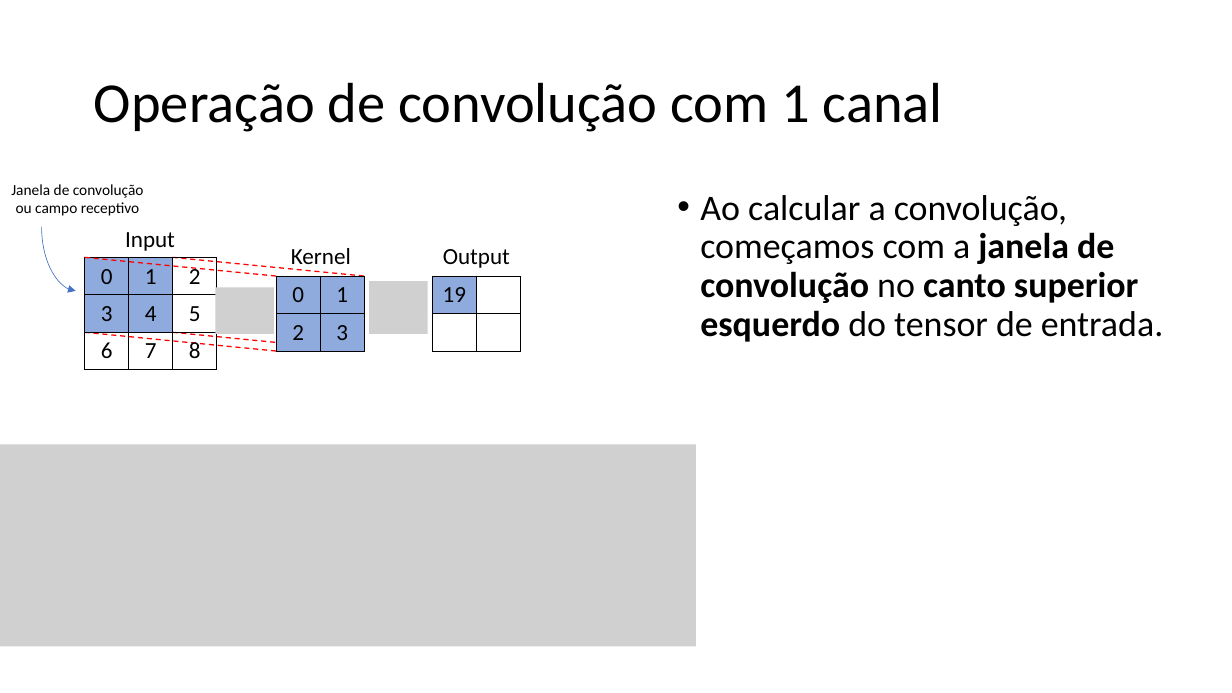
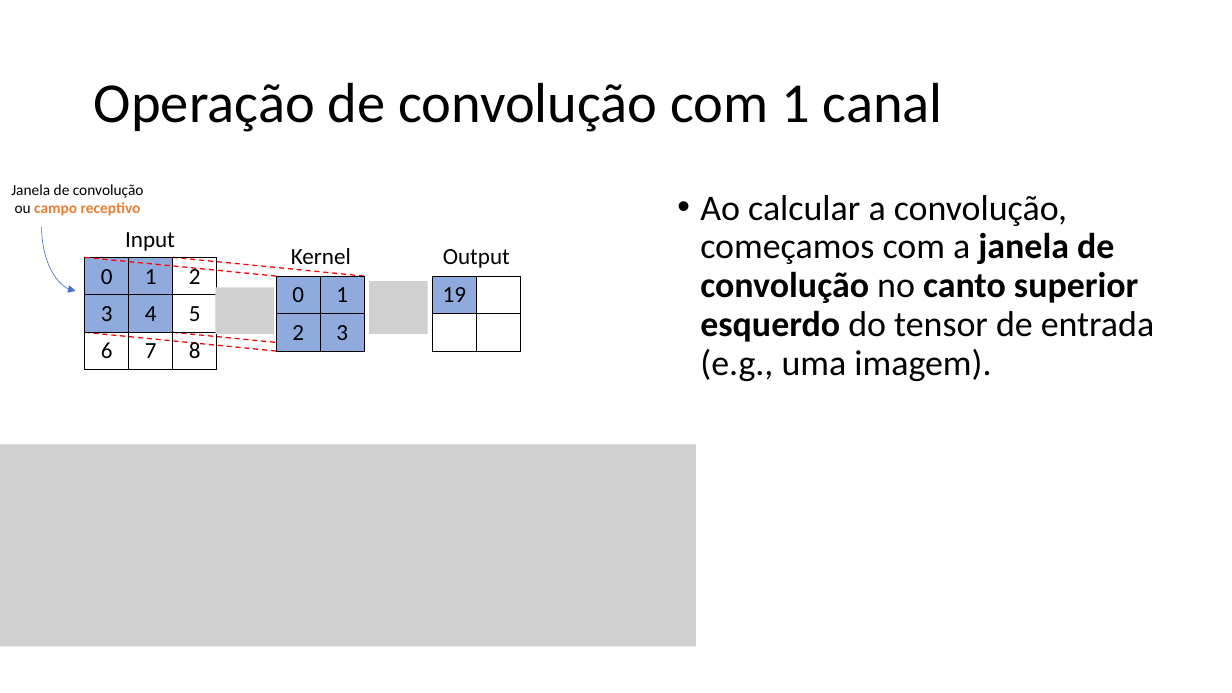
Before and after one commit to zz4fap/c24_inteligencia_artificial, a slide deck: slide 31 of slides/C24_CNN.pptx (slide 32 before the commit). Drawn at 1232x693 pixels with LibreOffice and Linux fonts; fonts in the diff are those of the drawing; grey boxes stand for pictures. Boxes give left, top, right and bottom in pixels: in the first picture for what was removed or moved away, otherwise in the second. Text is boxed around its words. In the diff, an @@ line names an element or a change of style, - is before the commit and + after.

```diff
--- a/slides/C24_CNN.pptx
+++ b/slides/C24_CNN.pptx
@@ text "Janela de convolução ou campo ..." at bbox=[11, 184, 144, 216]: text colour #000000 to #ED7D31, bold on in "campo receptivo" @@
@@ text at bbox=[700, 195, 1154, 381]: text changed @@
-• Ao calcular a convolução, começamos com a janela de convolução no canto superior esquerdo do tensor de entrada.
+• Ao calcular a convolução, começamos com a janela de convolução no canto superior esquerdo do tensor de entrada (e.g., uma imagem).
```
Also in this commit, not shown: 22 other slides changed, 1 slide removed.
